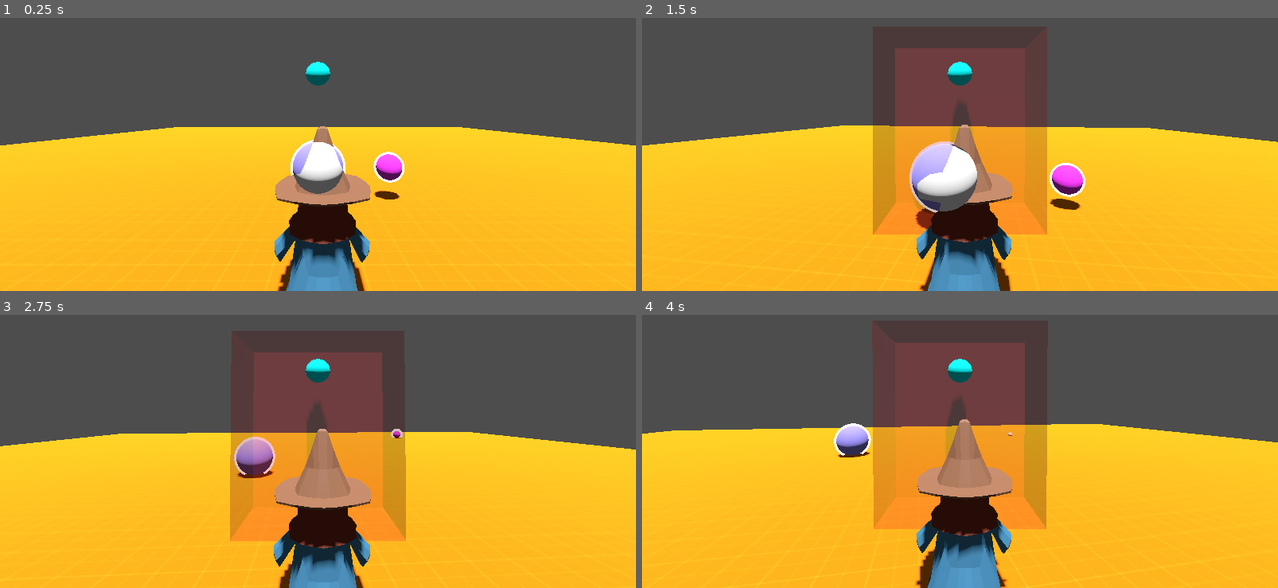
Above: before the commit, frames 1-4 (two rows, left to right).
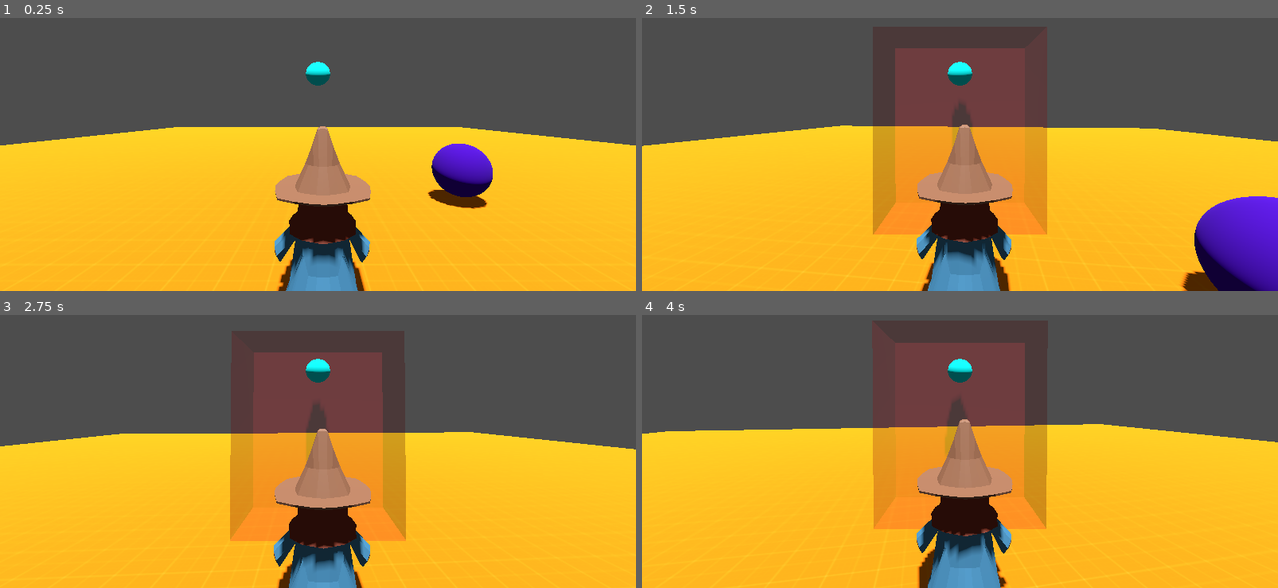
Above: after the commit, the same moments.

Repository: AndreMoukarzel/magic-force
Game: Godot game, scene res://test_scene.tscn
Two runs of this game, one before a commit and one after it. Both use one fixed random seed, a clock stepped at 60 frames per second and the inputs below.
Inputs (mouse positions are in pixels of both pictures, inside the frame that each line leads up to):
- Up to frame 1 (0.25 s): no input
- Up to frame 2 (1.5 s): move the mouse to (991, 110) at 0.52 s; press the mouse at (991, 110) at 0.53 s; hold W (forward) from 0.53 s (still down); move the mouse to (928, 113) at 1.27 s; release the mouse at (928, 113) at 1.28 s; right-click (928, 113) at 1.35 s
- Up to frame 3 (2.75 s): keep holding W (forward); move the mouse to (330, 402) at 2.02 s; press the mouse at (330, 402) at 2.03 s
- Up to frame 4 (4 s): keep holding W (forward); move the mouse to (953, 416) at 2.77 s; release the mouse at (953, 416) at 2.78 s; right-click (953, 416) at 2.85 s; move the mouse to (1004, 413) at 3.52 s; press the mouse at (1004, 413) at 3.53 s

The runs differ from the first frame. In frame 1, 3.7% of the frame differs, in the area x 45-78%, y 44-70%; in frame 2, 7.7%, in the area x 0-100%, y 35-100%; in frame 3, 1.2%; in frame 4, 1.0%.

Commit message:
Added independent ball scene

Diff:
--- /dev/null
+++ b/ball/ball.gd
@@ -0,0 +1,18 @@
+extends RigidBody3D
+
+
+@export var HIGHLIGHT: Material
+@export var XRAY: Material
+
+
+func _ready() -> void:
+	highlight_off()
+
+func highlight_on():
+	$MeshInstance3D.material_overlay = HIGHLIGHT
+
+func highlight_off():
+	$MeshInstance3D.material_overlay = XRAY
+
+func clear_momentum() -> void:
+	linear_velocity = Vector3(0, 0, 0)
--- /dev/null
+++ b/ball/ball.tscn
@@ -0,0 +1,36 @@
+[gd_scene load_steps=8 format=3 uid="uid://cbq8n0y1yl5u0"]
+
+[ext_resource type="Script" uid="uid://daxbco1ixnqf2" path="res://ball/ball.gd" id="1_pwunn"]
+[ext_resource type="Material" uid="uid://clg21jobsftmx" path="res://ball/xray_and_outline_material.tres" id="2_biv8x"]
+[ext_resource type="Material" uid="uid://bcin3ddwkaiwl" path="res://ball/xray_material.tres" id="3_biv8x"]
+
+[sub_resource type="PhysicsMaterial" id="PhysicsMaterial_cbx31"]
+bounce = 0.5
+
+[sub_resource type="SphereShape3D" id="SphereShape3D_41u45"]
+radius = 1.0
+
+[sub_resource type="StandardMaterial3D" id="StandardMaterial3D_ktgx5"]
+transparency = 4
+albedo_color = Color(0.297199, 0.000964348, 0.715262, 1)
+
+[sub_resource type="SphereMesh" id="SphereMesh_n5601"]
+radius = 1.0
+height = 2.0
+
+[node name="Ball" type="RigidBody3D" groups=["pickable"]]
+collision_layer = 3
+mass = 15.0
+physics_material_override = SubResource("PhysicsMaterial_cbx31")
+gravity_scale = 1.5
+script = ExtResource("1_pwunn")
+HIGHLIGHT = ExtResource("2_biv8x")
+XRAY = ExtResource("3_biv8x")
+
+[node name="CollisionShape3D" type="CollisionShape3D" parent="."]
+shape = SubResource("SphereShape3D_41u45")
+
+[node name="MeshInstance3D" type="MeshInstance3D" parent="."]
+material_override = SubResource("StandardMaterial3D_ktgx5")
+material_overlay = ExtResource("3_biv8x")
+mesh = SubResource("SphereMesh_n5601")
--- /dev/null
+++ b/ball/xray_and_outline_material.tres
@@ -0,0 +1,13 @@
+[gd_resource type="ShaderMaterial" load_steps=3 format=3 uid="uid://clg21jobsftmx"]
+
+[ext_resource type="Shader" uid="uid://qyyju1ohkit7" path="res://ball/perfect_outline.gdshader" id="1_euukt"]
+
+[sub_resource type="StandardMaterial3D" id="StandardMaterial3D_buypi"]
+no_depth_test = true
+
+[resource]
+render_priority = 0
+next_pass = SubResource("StandardMaterial3D_buypi")
+shader = ExtResource("1_euukt")
+shader_parameter/outline_color = Color(1, 1, 1, 1)
+shader_parameter/outline_width = 3.0
--- /dev/null
+++ b/ball/xray_material.tres
@@ -0,0 +1,8 @@
+[gd_resource type="StandardMaterial3D" load_steps=2 format=3 uid="uid://bcin3ddwkaiwl"]
+
+[sub_resource type="StandardMaterial3D" id="StandardMaterial3D_pwunn"]
+no_depth_test = true
+shading_mode = 0
+
+[resource]
+next_pass = SubResource("StandardMaterial3D_pwunn")
--- a/project.godot
+++ b/project.godot
@@ -14,6 +14,10 @@
 run/main_scene="uid://dlf2cy08l0smq"
 config/features=PackedStringArray("4.4", "GL Compatibility")
 config/icon="res://icon.svg"
+
+[global_group]
+
+pickable=""
 
 [input]
 
@@ -48,6 +52,10 @@
 ]
 }
 
+[layer_names]
+
+3d_physics/layer_2="pushable"
+
 [rendering]
 
 renderer/rendering_method="gl_compatibility"
--- a/test_scene.tscn
+++ b/test_scene.tscn
@@ -6,7 +6,7 @@
 [ext_resource type="Script" uid="uid://crvuimvqpynv" path="res://first_person_camera.gd" id="4_coq8p"]
 [ext_resource type="Script" uid="uid://ock1n16rt78m" path="res://force_grab.gd" id="5_2nij2"]
 [ext_resource type="Script" uid="uid://dwefe6514inmd" path="res://force_push.gd" id="6_7cbxl"]
-[ext_resource type="Shader" uid="uid://qyyju1ohkit7" path="res://perfect_outline.gdshader" id="7_8pr8v"]
+[ext_resource type="PackedScene" uid="uid://cbq8n0y1yl5u0" path="res://ball/ball.tscn" id="8_buypi"]
 
 [sub_resource type="StandardMaterial3D" id="StandardMaterial3D_sasra"]
 albedo_texture = ExtResource("1_ia1lp")
@@ -17,7 +17,17 @@
 [sub_resource type="CapsuleShape3D" id="CapsuleShape3D_ia1lp"]
 
 [sub_resource type="StandardMaterial3D" id="StandardMaterial3D_coq8p"]
+transparency = 4
 albedo_color = Color(0, 1, 1, 1)
+
+[sub_resource type="StandardMaterial3D" id="StandardMaterial3D_buypi"]
+no_depth_test = true
+shading_mode = 0
+albedo_color = Color(0.392157, 1, 1, 1)
+
+[sub_resource type="StandardMaterial3D" id="StandardMaterial3D_njel3"]
+next_pass = SubResource("StandardMaterial3D_buypi")
+albedo_color = Color(0.392157, 1, 1, 1)
 
 [sub_resource type="SphereMesh" id="SphereMesh_7cbxl"]
 radius = 0.35
@@ -33,38 +43,6 @@
 
 [sub_resource type="BoxMesh" id="BoxMesh_8pr8v"]
 size = Vector3(4.015, 4.805, 1.875)
-
-[sub_resource type="PhysicsMaterial" id="PhysicsMaterial_2nij2"]
-bounce = 0.5
-
-[sub_resource type="SphereShape3D" id="SphereShape3D_coq8p"]
-radius = 1.0
-
-[sub_resource type="StandardMaterial3D" id="StandardMaterial3D_njel3"]
-transparency = 4
-albedo_color = Color(0.658824, 0.615686, 1, 1)
-
-[sub_resource type="StandardMaterial3D" id="StandardMaterial3D_buypi"]
-no_depth_test = true
-
-[sub_resource type="ShaderMaterial" id="ShaderMaterial_buypi"]
-render_priority = 0
-next_pass = SubResource("StandardMaterial3D_buypi")
-shader = ExtResource("7_8pr8v")
-shader_parameter/outline_color = Color(1, 1, 1, 1)
-shader_parameter/outline_width = 3.0
-
-[sub_resource type="SphereMesh" id="SphereMesh_2nij2"]
-radius = 1.0
-height = 2.0
-
-[sub_resource type="SphereShape3D" id="SphereShape3D_2nij2"]
-
-[sub_resource type="StandardMaterial3D" id="StandardMaterial3D_7cbxl"]
-transparency = 4
-albedo_color = Color(1, 0.27451, 1, 1)
-
-[sub_resource type="SphereMesh" id="SphereMesh_8pr8v"]
 
 [node name="Node3D" type="Node3D"]
 
@@ -107,6 +85,7 @@
 
 [node name="MeshInstance3D" type="MeshInstance3D" parent="CharacterBody3D/Head/Camera3D/Hand"]
 material_override = SubResource("StandardMaterial3D_coq8p")
+material_overlay = SubResource("StandardMaterial3D_njel3")
 mesh = SubResource("SphereMesh_7cbxl")
 
 [node name="ForceGrab" type="Node" parent="CharacterBody3D/Head"]
@@ -134,34 +113,7 @@
 wait_time = 2.0
 one_shot = true
 
-[node name="HeavyBall" type="RigidBody3D" parent="." groups=["pickable"]]
-transform = Transform3D(1, 0, 0, 0, 1, 0, 0, 0, 1, 0, 1.64622, -5.06498)
-collision_layer = 3
-mass = 15.0
-physics_material_override = SubResource("PhysicsMaterial_2nij2")
-gravity_scale = 1.5
-
-[node name="CollisionShape3D" type="CollisionShape3D" parent="HeavyBall"]
-shape = SubResource("SphereShape3D_coq8p")
-
-[node name="MeshInstance3D" type="MeshInstance3D" parent="HeavyBall"]
-material_override = SubResource("StandardMaterial3D_njel3")
-material_overlay = SubResource("ShaderMaterial_buypi")
-mesh = SubResource("SphereMesh_2nij2")
-
-[node name="LightBall" type="RigidBody3D" parent="." groups=["pickable"]]
-transform = Transform3D(1, 0, 0, 0, 1, 0, 0, 0, 1, 2.82451, 1.64622, -5.06498)
-collision_layer = 3
-mass = 5.0
-physics_material_override = SubResource("PhysicsMaterial_2nij2")
-gravity_scale = 1.5
-
-[node name="CollisionShape3D" type="CollisionShape3D" parent="LightBall"]
-shape = SubResource("SphereShape3D_2nij2")
-
-[node name="MeshInstance3D" type="MeshInstance3D" parent="LightBall"]
-material_override = SubResource("StandardMaterial3D_7cbxl")
-material_overlay = SubResource("ShaderMaterial_buypi")
-mesh = SubResource("SphereMesh_8pr8v")
+[node name="Ball" parent="." instance=ExtResource("8_buypi")]
+transform = Transform3D(1, 0, 0, 0, 1, 0, 0, 0, 1, 5.49383, 1.62129, -4.76815)
 
 [connection signal="timeout" from="CharacterBody3D/Head/ForcePush/Timer" to="CharacterBody3D/Head/ForcePush" method="_on_timer_timeout"]
Not shown, added: ball/ball.gd.uid
Renamed: perfect_outline.gdshader -> ball/perfect_outline.gdshader
Renamed: perfect_outline.gdshader.uid -> ball/perfect_outline.gdshader.uid
Not shown: 1 places in test_scene.tscn that only renumber resources
